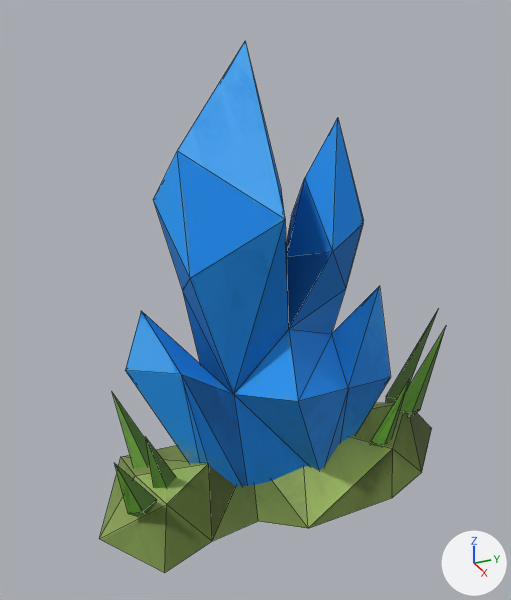
A saved change to the FBX model Assets/Hamster/RawAssets/crystal_deco.fbx.
The view is the same before and after, from a 50 mm lens placed at (0.0278, -0.0139, 0.0244), pointed at (-0.0007, -0.0011, 0.0101). The axes (+X, +Y, +Z) are drawn at lower right. The lights are the same throughout. Mesh edges are drawn as thin lines. Where no turn or scale is listed for an object, it has been applied to the vertices.

The older version as bpy lines, for what is in view:
```python
ob_big_crystal_deco = bpy.data.objects.new('big_crystal_deco', me_mesh)
ob_big_crystal_deco.location = (0.00019, -0.0006, 0.0)
ob_crystal_rock_base = bpy.data.objects.new('crystal_rock_base', me_mesh_005)
ob_crystal_rock_base.location = (0.00019, 0.00029, 0.00152)
ob_grass_blade10 = bpy.data.objects.new('grass_blade10', me_mesh_004)
ob_grass_blade10.parent = ob_crystal_deco_grp
ob_grass_blade10.location = (0.0901, -0.0474, 0.708)
ob_grass_blade10.rotation_euler = (-0.55, -0.0196, -0.271)  # degrees (-32, -1.1, -16)
ob_grass_blade11 = bpy.data.objects.new('grass_blade11', me_mesh_003)
ob_grass_blade11.parent = ob_crystal_deco_grp
ob_grass_blade11.location = (0.00206, -0.0474, 0.572)
ob_grass_blade11.rotation_euler = (-0.6, -0.0334, -0.269)  # degrees (-34, -1.9, -15)
ob_grass_blade12 = bpy.data.objects.new('grass_blade12', me_mesh_006)
ob_grass_blade12.location = (-0.0009, -0.00572, -0.00191)
ob_grass_blade13 = bpy.data.objects.new('grass_blade13', me_mesh_007)
ob_grass_blade13.parent = ob_crystal_deco_grp
ob_grass_blade13.location = (0.01, -0.0474, -0.606)
ob_grass_blade13.rotation_euler = (-0.281, -2.945, 0.111)  # degrees (-16, -169, 6.4)
ob_grass_blade8 = bpy.data.objects.new('grass_blade8', me_mesh_002)
ob_grass_blade8.parent = ob_crystal_deco_grp
ob_grass_blade8.location = (0.137, -0.0474, -0.465)
ob_grass_blade8.rotation_euler = (-1.028, -0.144, -0.231)  # degrees (-59, -8.3, -13)
ob_grass_blade9 = bpy.data.objects.new('grass_blade9', me_mesh_001)
ob_grass_blade9.parent = ob_crystal_deco_grp
ob_grass_blade9.location = (0.00206, -0.0474, -0.696)
ob_grass_blade9.rotation_euler = (-1.028, -0.144, -0.231)  # degrees (-59, -8.3, -13)
```
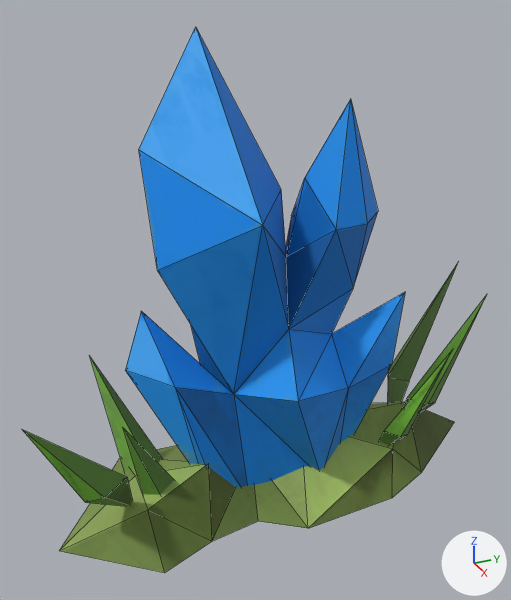
Where the newer file only moved an object's origin or applied its transform, the numbers keep the older frame.

Diff of the bpy script that builds the scene:
```diff
--- a/Assets/Hamster/RawAssets/crystal_deco.fbx.py
+++ b/Assets/Hamster/RawAssets/crystal_deco.fbx.py
@@ me_mesh_006 @@
 me_mesh_006.from_pydata(...)  # 4 vertices, 3 faces; spans x -0.00211..-0.00021, y -0.00223..-0.00005, z 0.0026..0.0073
-me_mesh_006.vertices[0].co = (-0.00064, -0.00005, 0.00278)
-me_mesh_006.vertices[1].co = (-0.00046, -0.00167, 0.0026)
-me_mesh_006.vertices[2].co = (-0.00211, -0.00223, 0.0073)  # pixel (111, 391)
-me_mesh_006.vertices[3].co = (-0.00021, -0.00098, 0.00298)
+# me_mesh_006 part 1
+me_mesh_006.vertices[0].co = (-0.00117, -0.00006, 0.00305)  # pixel (163, 459)
+me_mesh_006.vertices[1].co = (-0.00079, -0.00216, 0.00288)
+me_mesh_006.vertices[2].co = (-0.00347, -0.00291, 0.00882)  # pixel (89, 355)
+me_mesh_006.vertices[3].co = (0.00018, -0.00097, 0.00338)
 me_mesh_006.materials.append(mat_wall_decos3)
@@ me_mesh_005 @@
 me_mesh_005.from_pydata(...)  # 19 vertices, 24 faces; spans x -0.0049..0.0043, y -0.0103..0.0097, z -0.0015..0.0015
-me_mesh_005.vertices[8].co = (0.0009, -0.0103, -0.0015)  # pixel (99, 538)
-me_mesh_005.vertices[11].co = (0.0018, -0.0071, 0.0002)  # pixel (166, 504)
-me_mesh_005.vertices[7].co = (0.0, 0.0097, -0.0015)  # pixel (431, 428)
+# me_mesh_005 part 2
+me_mesh_005.vertices[8].co = (0.0009, -0.0122, -0.0015)  # pixel (59, 550)
+me_mesh_005.vertices[11].co = (0.0018, -0.0081, 0.0002)  # pixel (147, 509)
+# me_mesh_005 part 3
+me_mesh_005.vertices[7].co = (0.0, 0.0114, -0.0015)  # pixel (454, 421)
 me_mesh_005.materials.append(mat_wall_decos3)
@@ me_mesh @@
-me_mesh.from_pydata(...)  # 50 vertices, 89 faces; spans x -0.006..0.0039, y -0.007..0.0059, z -0.0004..0.0219
-me_mesh.vertices[3].co = (0.0007, -0.0049, 0.0078)  # pixel (181, 374)
+me_mesh.from_pydata(...)  # 50 vertices, 89 faces; spans x -0.006..0.0039, y -0.007..0.0059, z -0.0004..0.0226
+# me_mesh part 4: 11 of 50 vertices moved; they spanned x -0.0012..0.0035, y -0.0046..0.0059, z 0.0057..0.0219 and now span x -0.001..0.0036, y -0.0062..0.0059, z 0.0064..0.0226; mean shift (0.0001, -0.0003, 0.0004); largest move (-0.0012, -0.0008, 0.0219) -> (-0.001, -0.003, 0.0226)
+# me_mesh part 5
+me_mesh.vertices[3].co = (0.0008, -0.0052, 0.0073)  # pixel (175, 387)
 me_mesh.materials.append(mat_wall_decos3)
@@ ob_grass_blade13 @@
 ob_grass_blade13.rotation_euler = (-0.281, -2.945, 0.111)  # degrees (-16, -169, 6.4)
+ob_grass_blade13.scale = (2.19, 1.33, 1.33)
@@ ob_grass_blade11 @@
 ob_grass_blade11.parent = ob_crystal_deco_grp
-ob_grass_blade11.location = (0.00206, -0.0474, 0.572)
-ob_grass_blade11.rotation_euler = (-0.6, -0.0334, -0.269)  # degrees (-34, -1.9, -15)
+ob_grass_blade11.location = (0.00206, -0.0934, 0.572)
+ob_grass_blade11.rotation_euler = (-0.532, -0.0334, -0.269)  # degrees (-30, -1.9, -15)
+ob_grass_blade11.scale = (1.28, 1.28, 1.28)
@@ ob_grass_blade9 @@
 ob_grass_blade9.location = (0.00206, -0.0474, -0.696)
-ob_grass_blade9.rotation_euler = (-1.028, -0.144, -0.231)  # degrees (-59, -8.3, -13)
+ob_grass_blade9.rotation_euler = (-1.161, -0.144, -0.231)  # degrees (-67, -8.3, -13)
+ob_grass_blade9.scale = (1.24, 1.24, 1.24)
@@ ob_grass_blade10 @@
 ob_grass_blade10.parent = ob_crystal_deco_grp
-ob_grass_blade10.location = (0.0901, -0.0474, 0.708)
-ob_grass_blade10.rotation_euler = (-0.55, -0.0196, -0.271)  # degrees (-32, -1.1, -16)
+ob_grass_blade10.location = (0.0901, 0.0527, 0.77)
+ob_grass_blade10.rotation_euler = (-0.369, -0.0196, -0.271)  # degrees (-21, -1.1, -16)
+ob_grass_blade10.scale = (1.47, 1.47, 1.47)
@@ ob_grass_blade8 @@
 ob_grass_blade8.location = (0.137, -0.0474, -0.465)
-ob_grass_blade8.rotation_euler = (-1.028, -0.144, -0.231)  # degrees (-59, -8.3, -13)
+ob_grass_blade8.rotation_euler = (-1.217, -0.144, -0.231)  # degrees (-70, -8.3, -13)
+ob_grass_blade8.scale = (1.3, 1.3, 1.3)
```

Changed parts and their boxes (x1, y1, x2, y2) in the pictures (511 x 600 px; the box of a moved part takes in the faces that stretch with it):
'big_crystal_deco', reshaped
    before: (125, 42, 391, 487)
    after: (125, 27, 405, 487)
'crystal_rock_base', reshaped (19% wider)
    before: (100, 402, 432, 573)
    after: (60, 402, 454, 573)
'grass_blade10', moved, turned, rescaled
    before: (114, 463, 157, 516)
    after: (23, 430, 133, 506)
'grass_blade12', reshaped
    before: (112, 393, 150, 468)
    after: (90, 357, 162, 472)
'grass_blade9', turned, rescaled
    before: (400, 327, 446, 416)
    after: (402, 295, 487, 413)
'grass_blade13', rescaled
    before: (385, 310, 438, 403)
    after: (387, 263, 458, 403)
'grass_blade8', turned, rescaled
    before: (370, 380, 409, 447)
    after: (378, 351, 452, 444)
'grass_blade11', moved, turned, rescaled
    before: (145, 437, 176, 488)
    after: (123, 428, 174, 495)
part 2 of me_mesh_005, moved or reshaped
    before: (100, 458, 212, 573)
    after: (60, 458, 212, 573)
part 3 of me_mesh_005, moved or reshaped
    before: (410, 413, 432, 470)
    after: (412, 410, 454, 471)
part 4 of me_mesh, moved or reshaped
    before: (153, 42, 391, 441)
    after: (139, 27, 405, 441)
part 5 of me_mesh, moved or reshaped
    both: (125, 311, 247, 487)
